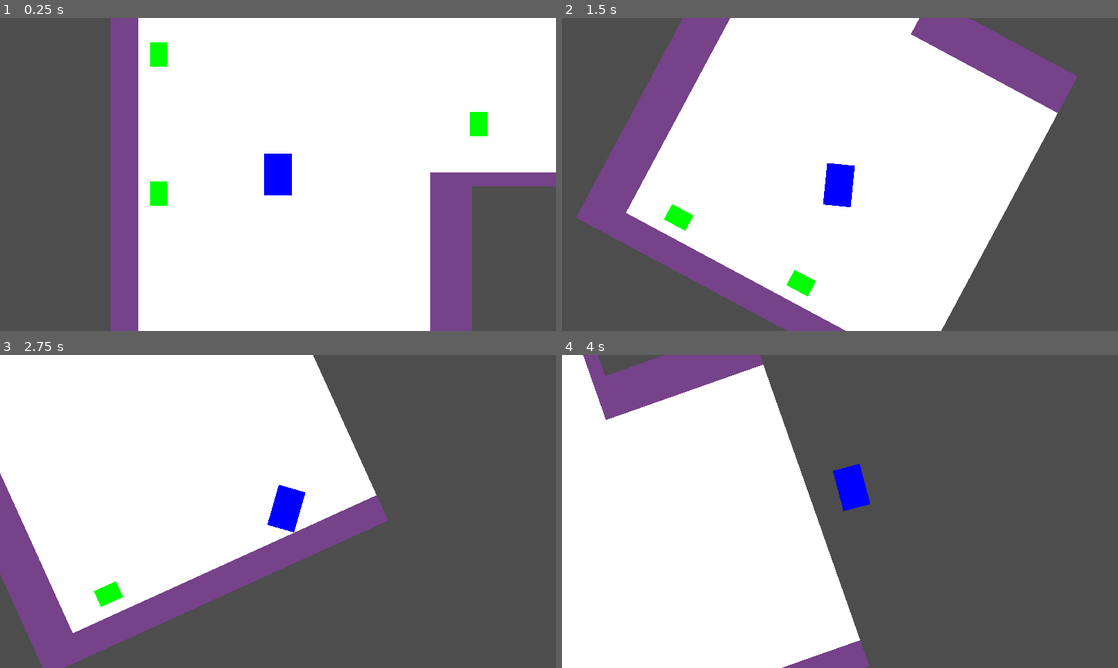
Above: before the commit, frames 1-4 (two rows, left to right).
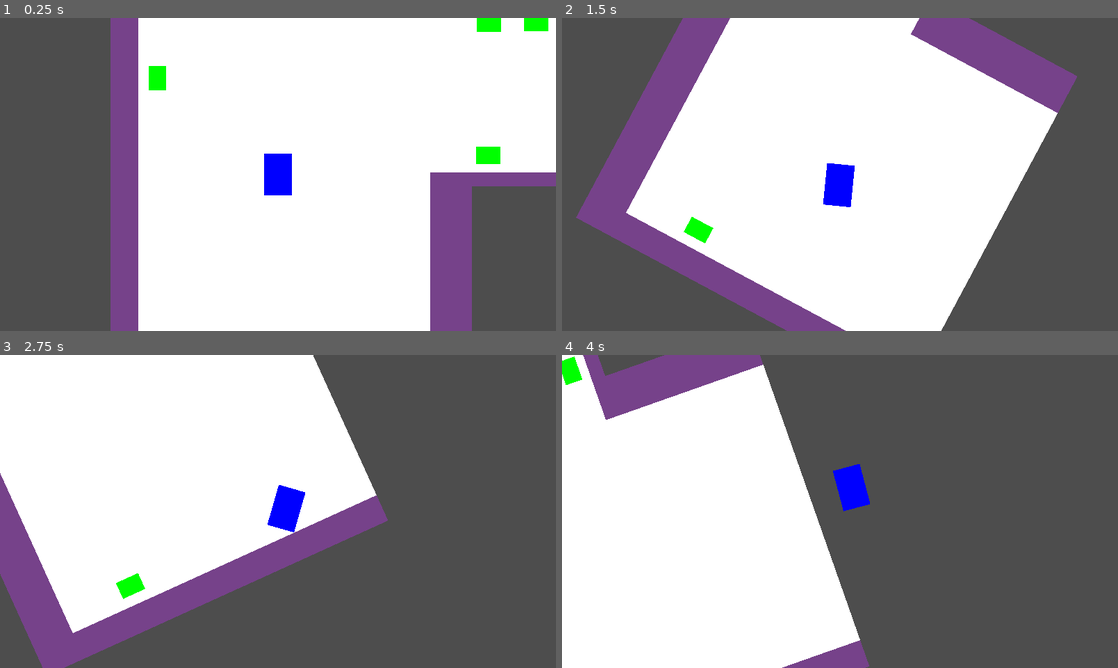
Above: after the commit, the same moments.

Repository: lukeledvina/UnleashTheBeast
Game: Godot game, scene res://Game/game.tscn
Same seed, same stepped clock (60 frames per second), same inputs: the game is played once before the commit and once after it.
Inputs:
- Up to frame 1 (0.25 s): no input
- Up to frame 2 (1.5 s): tap Enter at 0.5 s; hold D (right) 0.53-1.28 s; hold Space (drift) 0.53-1.28 s; hold S (down) from 1.28 s (still down); tap Space (drift) at 1.35 s
- Up to frame 3 (2.75 s): release S (down) at 2.03 s; hold D (right) from 2.03 s (still down); hold Space (drift) from 2.03 s (still down)
- Up to frame 4 (4 s): release D (right) at 2.78 s; release Space (drift) at 2.78 s; hold W (up) 2.78-3.53 s; tap Space (drift) at 2.85 s; hold A (left) from 3.53 s (still down); hold Space (drift) from 3.53 s (still down)

The runs differ from the first frame. In frame 1, 1.6% of the frame differs, in the area x 26-99%, y 0-60%; in frame 2, 0.7%; in frame 3, 0.5%; in frame 4, 0.2%.

Commit message:
Implement backend of combo system

Diff:
--- /dev/null
+++ b/Game/combo_manager.gd
@@ -0,0 +1,32 @@
+extends Node2D
+
+@onready var combo_timeout_timer: Timer = $ComboTimeoutTimer
+
+var combo_progress: int = 0
+var combo_breakpoint: int = 1000
+var combo_level: int = 0
+var max_combo_level: int = 5
+var min_combo_level: int = 0
+
+var combo_timeout: bool = false
+
+func increase_combo(score: int) -> void:
+	combo_progress += score
+	if combo_progress >= combo_breakpoint:
+		combo_level = min(combo_level + 1, max_combo_level)
+
+	combo_timeout = false
+	combo_timeout_timer.stop()
+	combo_timeout_timer.start()
+
+# have some way to decrease combo if not destroying quick enough
+
+
+func _on_combo_timeout_timer_timeout():
+	combo_timeout = true
+
+func _process(delta):
+	if combo_timeout:
+		combo_progress -= 10 * delta
+		if combo_progress < 0:
+			combo_level = max(combo_level - 1, min_combo_level)
--- a/Game/game.gd
+++ b/Game/game.gd
@@ -1,15 +1,14 @@
 extends Node2D
 
 var total_score: int = 0
+@onready var breakables = $Level/BreakableContainer.get_children()
 
+@onready var combo_manager = $ComboManager
 
 func _ready():
-	var breakables = $Level/Breakables.get_children()
 	for breakable in breakables:
 		breakable.connect("broken", _on_breakable_broken)
-		print("sup")
-
 
 func _on_breakable_broken(score):
 	total_score += score
-	print(total_score)
+	combo_manager.increase_combo(score)
--- a/Game/game.tscn
+++ b/Game/game.tscn
@@ -1,9 +1,10 @@
-[gd_scene load_steps=9 format=4 uid="uid://un11lho26yb0"]
+[gd_scene load_steps=8 format=4 uid="uid://un11lho26yb0"]
 
 [ext_resource type="Script" path="res://Game/game.gd" id="1_q2x0k"]
 [ext_resource type="PackedScene" uid="uid://bdspyp38526mk" path="res://Player/player.tscn" id="1_usffs"]
 [ext_resource type="PackedScene" uid="uid://cc4rd2irruhmg" path="res://Breakable/stall.tscn" id="2_b8qv0"]
 [ext_resource type="Texture2D" uid="uid://ksvo7yqpker5" path="res://ground-boundaries.png" id="2_tpc2b"]
+[ext_resource type="Script" path="res://Game/combo_manager.gd" id="5_21s2v"]
 
 [sub_resource type="TileSetAtlasSource" id="TileSetAtlasSource_3xmjq"]
 texture = ExtResource("2_tpc2b")
@@ -16,12 +17,6 @@
 physics_layer_0/collision_layer = 2
 sources/2 = SubResource("TileSetAtlasSource_3xmjq")
 
-[sub_resource type="TileSetScenesCollectionSource" id="TileSetScenesCollectionSource_6e3dw"]
-scenes/1/scene = ExtResource("2_b8qv0")
-
-[sub_resource type="TileSet" id="TileSet_7t4ht"]
-sources/0 = SubResource("TileSetScenesCollectionSource_6e3dw")
-
 [node name="Game" type="Node2D"]
 script = ExtResource("1_q2x0k")
 
@@ -31,18 +26,78 @@
 tile_map_data = PackedByteArray("AAAKAAEAAgAAAAAAAAAKAAIAAgAAAAAAAAAKAAMAAgAAAAAAAAAKAAQAAgAAAAAAAAAKAAUAAgAAAAAAAAAKAA …(46880 unchanged characters)…
 tile_set = SubResource("TileSet_l7nyk")
 
-[node name="Breakables" type="TileMapLayer" parent="Level"]
-tile_map_data = PackedByteArray("AAALAAQAAAAAAAAAAQALAA4AAAAAAAAAAQAiAAkAAAAAAAAAAQBSAAEAAAAAAAAAAQBSAPv/AAAAAAAAAQBHAPn/AAAAAAAAAQBHAPT/AAAAAAAAAQA=")
-tile_set = SubResource("TileSet_7t4ht")
+[node name="BreakableContainer" type="Node2D" parent="Level"]
+
+[node name="Stall" parent="Level/BreakableContainer" instance=ExtResource("2_b8qv0")]
+position = Vector2(182, 99)
+
+[node name="Stall2" parent="Level/BreakableContainer" instance=ExtResource("2_b8qv0")]
+position = Vector2(563, 188)
+rotation = 1.5708
+
+[node name="Stall12" parent="Level/BreakableContainer" instance=ExtResource("2_b8qv0")]
+position = Vector2(660, 188)
+rotation = 1.5708
+
+[node name="Stall13" parent="Level/BreakableContainer" instance=ExtResource("2_b8qv0")]
+position = Vector2(900, 184)
+rotation = 1.5708
+
+[node name="Stall14" parent="Level/BreakableContainer" instance=ExtResource("2_b8qv0")]
+position = Vector2(1108, 187)
+rotation = 1.5708
+
+[node name="Stall15" parent="Level/BreakableContainer" instance=ExtResource("2_b8qv0")]
+position = Vector2(1285, 185)
+rotation = 1.5708
+
+[node name="Stall16" parent="Level/BreakableContainer" instance=ExtResource("2_b8qv0")]
+position = Vector2(1005, 36)
+rotation = 1.5708
+
+[node name="Stall7" parent="Level/BreakableContainer" instance=ExtResource("2_b8qv0")]
+position = Vector2(564, 36)
+rotation = 1.5708
+
+[node name="Stall8" parent="Level/BreakableContainer" instance=ExtResource("2_b8qv0")]
+position = Vector2(618, 35)
+rotation = 1.5708
+
+[node name="Stall9" parent="Level/BreakableContainer" instance=ExtResource("2_b8qv0")]
+position = Vector2(671, 35)
+rotation = 1.5708
+
+[node name="Stall10" parent="Level/BreakableContainer" instance=ExtResource("2_b8qv0")]
+position = Vector2(717, 35)
+rotation = 1.5708
+
+[node name="Stall11" parent="Level/BreakableContainer" instance=ExtResource("2_b8qv0")]
+position = Vector2(762, 35)
+rotation = 1.5708
+
+[node name="Stall3" parent="Level/BreakableContainer" instance=ExtResource("2_b8qv0")]
+position = Vector2(1161, -335)
+
+[node name="Stall4" parent="Level/BreakableContainer" instance=ExtResource("2_b8qv0")]
+position = Vector2(1305, -336)
+
+[node name="Stall5" parent="Level/BreakableContainer" instance=ExtResource("2_b8qv0")]
+position = Vector2(1353, -490)
+
+[node name="Stall6" parent="Level/BreakableContainer" instance=ExtResource("2_b8qv0")]
+position = Vector2(1114, -485)
 
 [node name="Player" parent="." instance=ExtResource("1_usffs")]
 modulate = Color(0, 0, 1, 1)
 position = Vector2(321, 210)
 
-[connection signal="body_entered" from="Level/Breakables/Stall" to="Level/Breakables/Stall" method="_on_body_entered"]
-[connection signal="body_entered" from="Level/Breakables/@Area2D@18258" to="Level/Breakables/@Area2D@18258" method="_on_body_entered"]
-[connection signal="body_entered" from="Level/Breakables/@Area2D@18259" to="Level/Breakables/@Area2D@18259" method="_on_body_entered"]
-[connection signal="body_entered" from="Level/Breakables/@Area2D@18260" to="Level/Breakables/@Area2D@18260" method="_on_body_entered"]
-[connection signal="body_entered" from="Level/Breakables/@Area2D@18261" to="Level/Breakables/@Area2D@18261" method="_on_body_entered"]
-[connection signal="body_entered" from="Level/Breakables/@Area2D@18262" to="Level/Breakables/@Area2D@18262" method="_on_body_entered"]
-[connection signal="body_entered" from="Level/Breakables/@Area2D@18263" to="Level/Breakables/@Area2D@18263" method="_on_body_entered"]
+[node name="UI" type="CanvasLayer" parent="."]
+
+[node name="ComboManager" type="Node2D" parent="."]
+script = ExtResource("5_21s2v")
+
+[node name="ComboTimeoutTimer" type="Timer" parent="ComboManager"]
+wait_time = 3.0
+one_shot = true
+
+[connection signal="timeout" from="ComboManager/ComboTimeoutTimer" to="ComboManager" method="_on_combo_timeout_timer_timeout"]
Not shown, changed: TODO.txt
